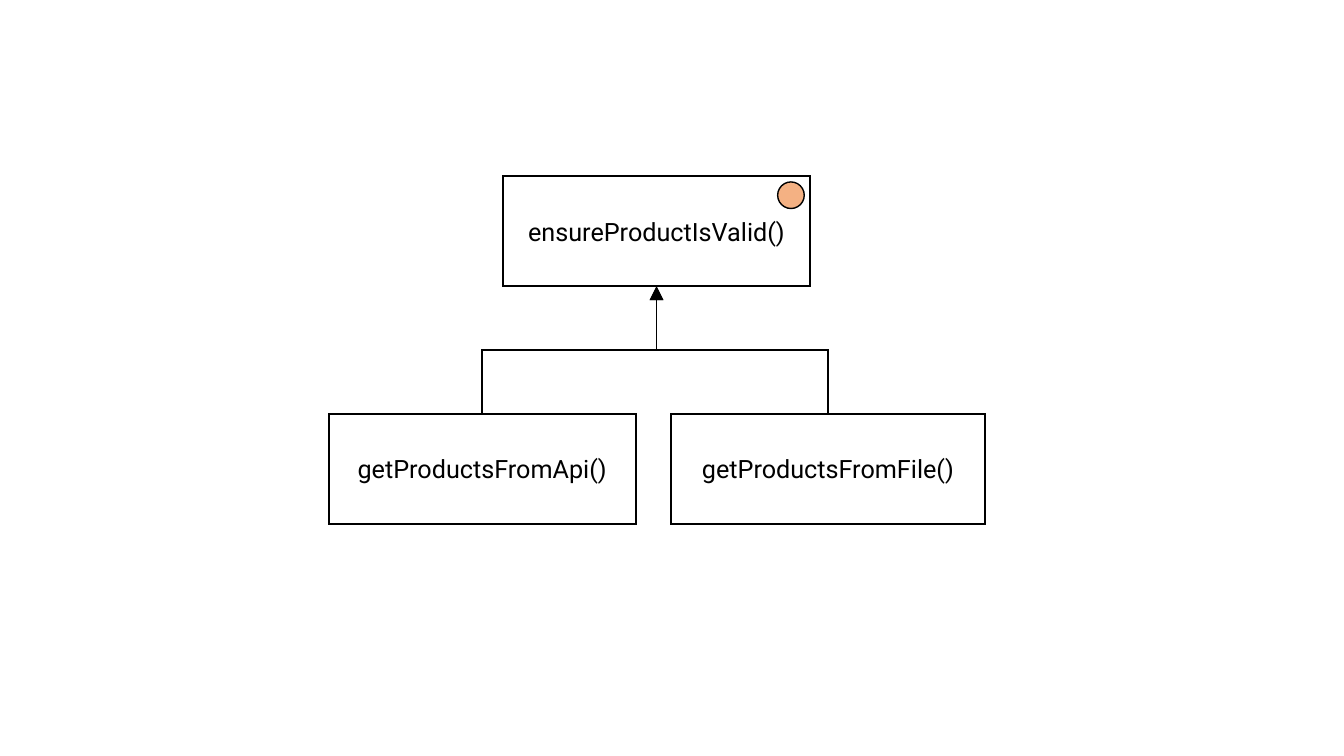
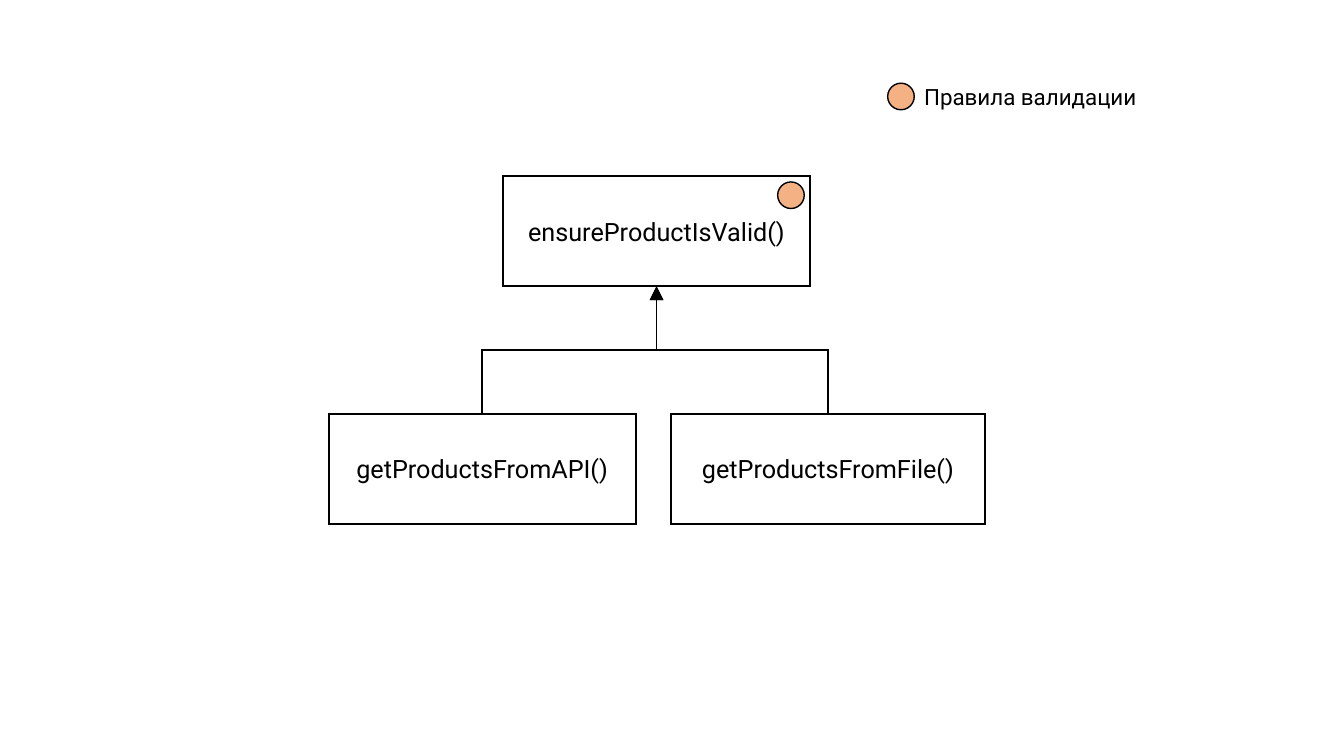
Before and after one commit to rkhaimov/brain-gym, a slide deck: slide 23 of clean/Презентация.pptx (slide 22 before the commit). Drawn at 1344x756 pixels with LibreOffice and Linux fonts; fonts in the diff are those of the drawing. Boxes give left, top, right and bottom in pixels: in the first picture for what was removed or moved away, otherwise in the second. Text is boxed around its words. In the diff, an @@ line names an element or a change of style, - is before the commit and + after.

```diff
--- a/clean/Презентация.pptx
+++ b/clean/Презентация.pptx
@@ ellipse added at (888,84,914,110), fill #F4B183, outline #000000 1 pt @@
@@ text added at (924,89,1136,110), 16 pt, text #000000 @@
+Правила валидации
@@ text in rectangle at (356,458,608,484): text changed @@
-getProductsFromApi()
+getProductsFromAPI()
```
Also in this commit, not shown: 13 other slides changed, 18 slides added, 7 slides removed, 47 other files.
